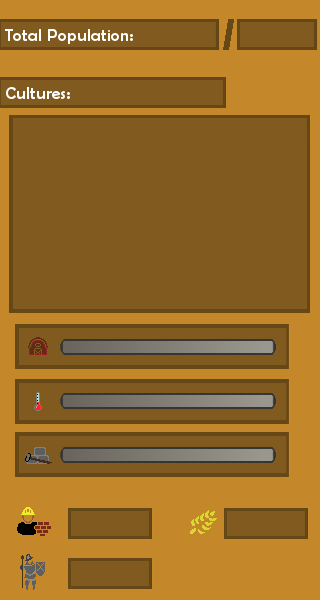
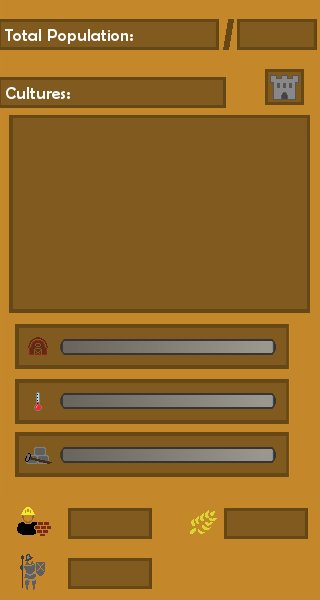
Two versions of the same layered image (320x600). Layer-by-layer changes:
painted on "Background" over <box>265,69,304,106</box>
